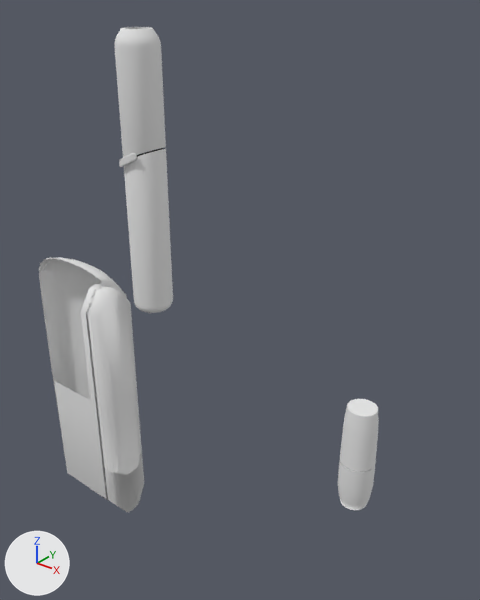
The glTF model iqos3/iqos3anim.gltf: old version first, new version second.
Both versions are drawn from a 50 mm camera at (5.69, -9.07, 5.85) aimed at (0.71, -2.85, 1.99). The axes (+X, +Y, +Z) are drawn at lower left. The lights are the same throughout. Both versions are drawn at frame 81 of the action 'HOLDER ABAJOAction'; the numbers are the values there.

In view in the first picture: 'BASE CLEANER', 'CHARGER 1', 'CHARGER 2', 'HOLDER ABAJO', 'Tapa Cleaner'.
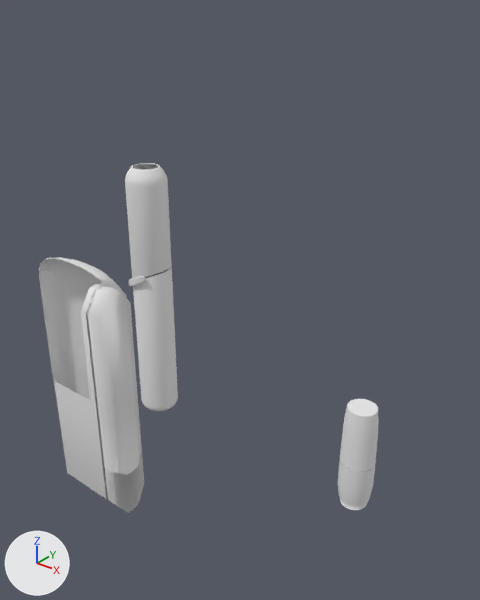
What differs and where, as boxes (x1, y1, x2, y2) in the pictures (480 x 600 px):
'HOLDER ABAJO', moved
    before: (115, 27, 173, 313)
    after: (125, 163, 178, 411)

The edits, one by one:
Object 'HOLDER ABAJO' (ob_holder_abajo) moves from (-0.12, -3.62, 1.95) to (-0.12, -3.62, 0.41).
